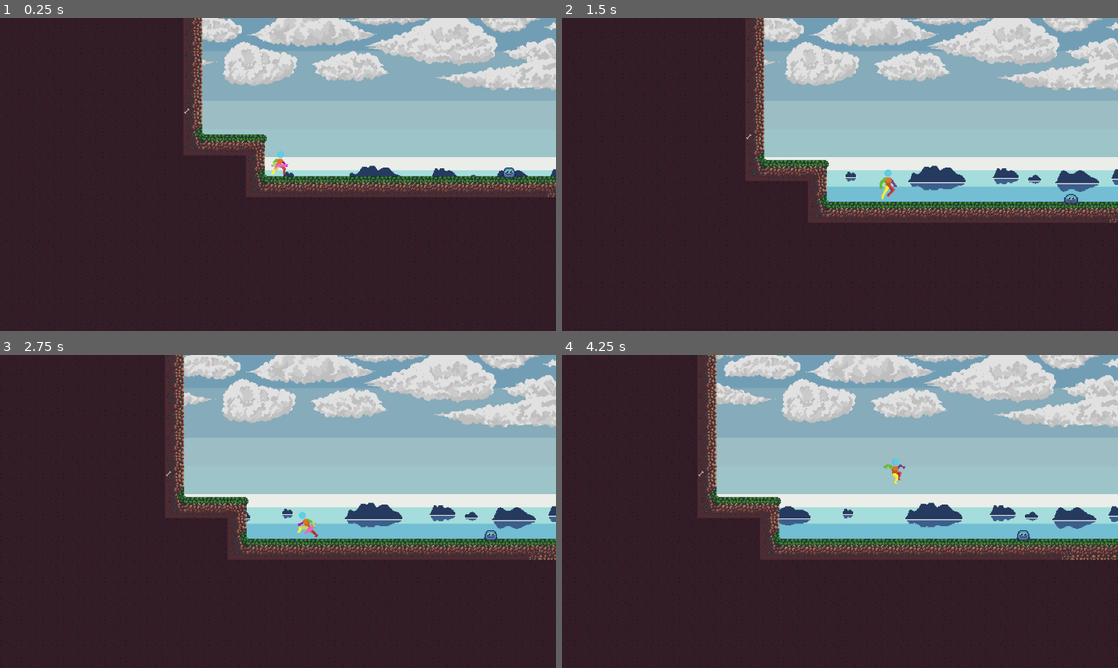
Above: before the commit, frames 1-4 (two rows, left to right).
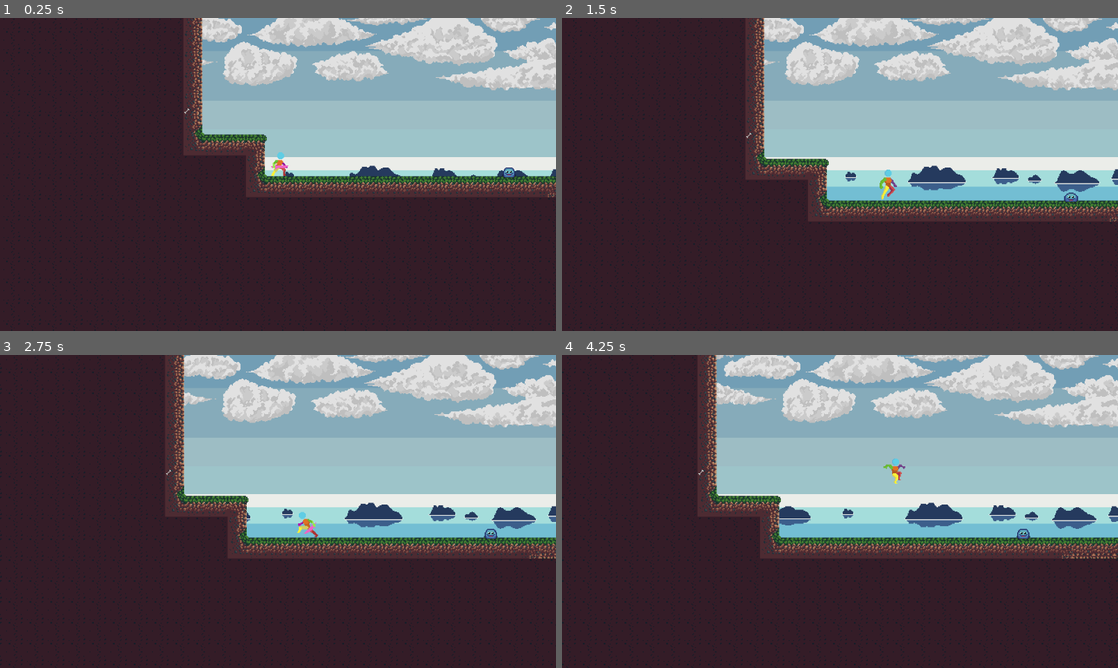
Above: after the commit, the same moments.

Repository: AngelI18/game_proyect_nexus_four
Game: Godot game, scene res://scenes/levels/test_level.tscn
The game is run twice, just before and just after one commit, with the same random seed, the same clock (stepped at 60 frames per second) and the same inputs.
Inputs:
- Up to frame 1 (0.25 s): no input
- Up to frame 2 (1.5 s): hold Right (ui_right) from 0.53 s (still down); tap Q (attack) at 0.6, 1.35 s; tap Up (ui_up) at 0.77 s
- Up to frame 3 (2.75 s): tap Up (ui_up) at 1.52 s; release Right (ui_right) at 2.03 s; hold Left (ui_left) from 2.03 s (still down); tap Q (attack) at 2.1 s
- Up to frame 4 (4.25 s): release Left (ui_left) at 2.78 s; hold Right (ui_right) from 2.78 s (still down); tap Q (attack) at 2.85, 3.6 s; tap Up (ui_up) at 3.02, 3.77 s

The runs differ from the first frame. In frame 1, less than 0.1% of the frame differs, in the area x 48-52%, y 42-51%; in frame 2, 6.8%; in frame 3, 6.7%; in frame 4, 6.9%, in the area x 0-100%, y 0-100%.

Commit message:
add health_bar

Diff:
--- a/scenes/charactes/enemies/enemy.tscn
+++ b/scenes/charactes/enemies/enemy.tscn
@@ -173,8 +173,18 @@
 [node name="take_damage_cooldown" type="Timer" parent="."]
 wait_time = 0.5
 
+[node name="health_bar" type="ProgressBar" parent="."]
+modulate = Color(0.0117647, 1, 0, 1)
+offset_left = -11.0
+offset_top = -13.0
+offset_right = 209.0
+offset_bottom = 17.0
+scale = Vector2(0.1, 0.1)
+show_percentage = false
+
 [connection signal="body_entered" from="Detection Area" to="." method="_on_detection_area_body_entered"]
 [connection signal="body_exited" from="Detection Area" to="." method="_on_detection_area_body_exited"]
 [connection signal="body_entered" from="enemy_hitbox" to="." method="_on_enemy_hitbox_body_entered"]
 [connection signal="body_exited" from="enemy_hitbox" to="." method="_on_enemy_hitbox_body_exited"]
 [connection signal="timeout" from="take_damage_cooldown" to="." method="_on_take_damage_cooldown_timeout"]
+[connection signal="changed" from="health_bar" to="." method="_on_health_bar_changed"]
--- a/scenes/charactes/player/player.tscn
+++ b/scenes/charactes/player/player.tscn
@@ -279,24 +279,6 @@
 [sub_resource type="CircleShape2D" id="CircleShape2D_so2s4"]
 radius = 3.16228
 
-[sub_resource type="RectangleShape2D" id="RectangleShape2D_kai5h"]
-size = Vector2(11.5, 20)
-
-[sub_resource type="RectangleShape2D" id="RectangleShape2D_dolh7"]
-size = Vector2(16, 7)
-
-[sub_resource type="CircleShape2D" id="CircleShape2D_kai5h"]
-radius = 4.12311
-
-[sub_resource type="RectangleShape2D" id="RectangleShape2D_1fo2x"]
-size = Vector2(10.5, 17)
-
-[sub_resource type="RectangleShape2D" id="RectangleShape2D_jft68"]
-size = Vector2(20, 9)
-
-[sub_resource type="CircleShape2D" id="CircleShape2D_5amry"]
-radius = 4.12311
-
 [sub_resource type="CircleShape2D" id="CircleShape2D_dolh7"]
 radius = 23.0
 
@@ -307,7 +289,7 @@
 [node name="AnimatedSprite2D" type="AnimatedSprite2D" parent="."]
 position = Vector2(2, -16)
 sprite_frames = SubResource("SpriteFrames_dqix7")
-animation = &"attack"
+animation = &"hurt"
 autoplay = "idle"
 
 [node name="idle" type="CollisionShape2D" parent="."]
@@ -318,36 +300,6 @@
 [node name="CollisionShape2D2" type="CollisionShape2D" parent="idle"]
 position = Vector2(2, -14)
 shape = SubResource("CircleShape2D_so2s4")
-
-[node name="jump" type="CollisionShape2D" parent="."]
-visible = false
-position = Vector2(-1, -8)
-shape = SubResource("RectangleShape2D_kai5h")
-
-[node name="CollisionShape2D" type="CollisionShape2D" parent="jump"]
-position = Vector2(0, -10)
-shape = SubResource("RectangleShape2D_dolh7")
-
-[node name="CollisionShape2D2" type="CollisionShape2D" parent="jump"]
-position = Vector2(0, -17)
-shape = SubResource("CircleShape2D_kai5h")
-
-[node name="CollisionShape2D3" type="CollisionShape2D" parent="jump"]
-position = Vector2(0, -17)
-shape = SubResource("CircleShape2D_kai5h")
-
-[node name="run" type="CollisionShape2D" parent="."]
-visible = false
-position = Vector2(2, -13)
-shape = SubResource("RectangleShape2D_1fo2x")
-
-[node name="piernas" type="CollisionShape2D" parent="run"]
-position = Vector2(-1, 8)
-shape = SubResource("RectangleShape2D_jft68")
-
-[node name="cabeza" type="CollisionShape2D" parent="run"]
-position = Vector2(4, -13)
-shape = SubResource("CircleShape2D_5amry")
 
 [node name="player_hit_box" type="Area2D" parent="."]
 
@@ -374,8 +326,27 @@
 [node name="player_is_hurt" type="Timer" parent="."]
 wait_time = 0.5
 
+[node name="invulnerability_timer" type="Timer" parent="."]
+wait_time = 2.0
+
+[node name="health_bar" type="ProgressBar" parent="."]
+modulate = Color(0, 1, 0.219608, 1)
+offset_left = -14.0
+offset_top = -39.0
+offset_right = 266.0
+offset_bottom = 31.0
+scale = Vector2(0.1, 0.1)
+max_value = 200.0
+show_percentage = false
+
+[node name="regen_timer" type="Timer" parent="."]
+wait_time = 5.0
+autostart = true
+
 [connection signal="body_entered" from="player_hit_box" to="." method="_on_player_hit_box_body_entered"]
 [connection signal="body_exited" from="player_hit_box" to="." method="_on_player_hit_box_body_exited"]
 [connection signal="timeout" from="attack_cooldown" to="." method="_on_attack_cooldown_timeout"]
 [connection signal="timeout" from="deal_attack_timer" to="." method="_on_deal_attack_timer_timeout"]
 [connection signal="timeout" from="player_is_hurt" to="." method="_on_player_is_hurt_timeout"]
+[connection signal="timeout" from="invulnerability_timer" to="." method="_on_invulnerability_timer_timeout"]
+[connection signal="timeout" from="regen_timer" to="." method="_on_regen_timer_timeout"]
--- a/scripts/enemies/enemy.gd
+++ b/scripts/enemies/enemy.gd
@@ -26,6 +26,7 @@
 
 	move_and_slide()
 	deal_with_damage()
+	update_health()
 
 
 
@@ -62,3 +63,13 @@
 func _on_take_damage_cooldown_timeout() -> void:
 	can_take_damage = true
 	$take_damage_cooldown.stop()
+
+
+func update_health():
+	var healthbar = $"health_bar"
+	healthbar.value = health
+
+	if (health >= 100):
+		healthbar.visible = false
+	else:
+		healthbar.visible = true
--- a/scripts/player/player.gd
+++ b/scripts/player/player.gd
@@ -5,7 +5,7 @@
 const JUMP_VELOCITY = -350.0
 
 var can_double_jump = true
-var cant_double_jump = 10
+var cant_double_jump = 2
 var jump_less = cant_double_jump
 
 #configurarAtaque
@@ -19,6 +19,7 @@
 #retroceso
 const KNOCKBACK_STRENGTH = 150.0
 const KNOCKBACK_JUMP = -150.0
+var is_invulnerable = false
 
 func _physics_process(delta: float) -> void:
 	# Gravedad
@@ -60,6 +61,7 @@
 	_update_animation(direction)
 	enemyAttack()
 	attack()
+	update_health()
 
 func _update_animation(direction: float) -> void:
 	if not is_on_floor():
@@ -96,18 +98,33 @@
 			enemy_node_in_range = null
 
 func enemyAttack():
-	if enemy_node_in_range != null and enemy_attack_cooldown:
+	if enemy_node_in_range != null and enemy_attack_cooldown and !is_invulnerable:
 		var knockback_direction = (global_position - enemy_node_in_range.global_position).normalized()
 		#velocidad del retroceso
 		velocity.x = knockback_direction.x * KNOCKBACK_STRENGTH
 		velocity.y = KNOCKBACK_JUMP
 		health -= 20
-		$player_is_hurt.start()
-		$AnimatedSprite2D.play("hurt")
+		is_invulnerable = true
 		player_hurt_ip = true
 		enemy_attack_cooldown = false
 		$attack_cooldown.start()
+		$player_is_hurt.start()
+		$AnimatedSprite2D.play("hurt")
+		$invulnerability_timer.start(2.0)
+		#reiniciar timer de regeneracion
+		$regen_timer
+		blink_sprite(2)
 		print(health)
+
+func blink_sprite(duration: float):
+	var time = 0.0
+	while time < duration:
+		$AnimatedSprite2D.modulate.a = 0.3
+		await get_tree().create_timer(0.1).timeout
+		$AnimatedSprite2D.modulate.a = 1.0
+		await get_tree().create_timer(0.1).timeout
+		time += 0.2
+	$AnimatedSprite2D.modulate.a = 1.0
 
 
 func _on_attack_cooldown_timeout() -> void:
@@ -133,3 +150,27 @@
 func _on_player_is_hurt_timeout() -> void:
 	$player_is_hurt.stop()
 	player_hurt_ip = false
+
+
+func _on_invulnerability_timer_timeout() -> void:
+	$invulnerability_timer.stop()
+	is_invulnerable = false
+
+func update_health():
+	var healthbar = $"health_bar"
+	healthbar.value = health
+
+	if (health >= 200):
+		healthbar.visible = false
+	else:
+		healthbar.visible = true
+
+
+
+func _on_regen_timer_timeout() -> void:
+	if (health < 200):
+		health += 20
+		if (health >= 200):
+			health = 200
+	if (health <= 0):
+		health = 0
Not shown: 1 places in scenes/charactes/player/player.tscn that only renumber resources
